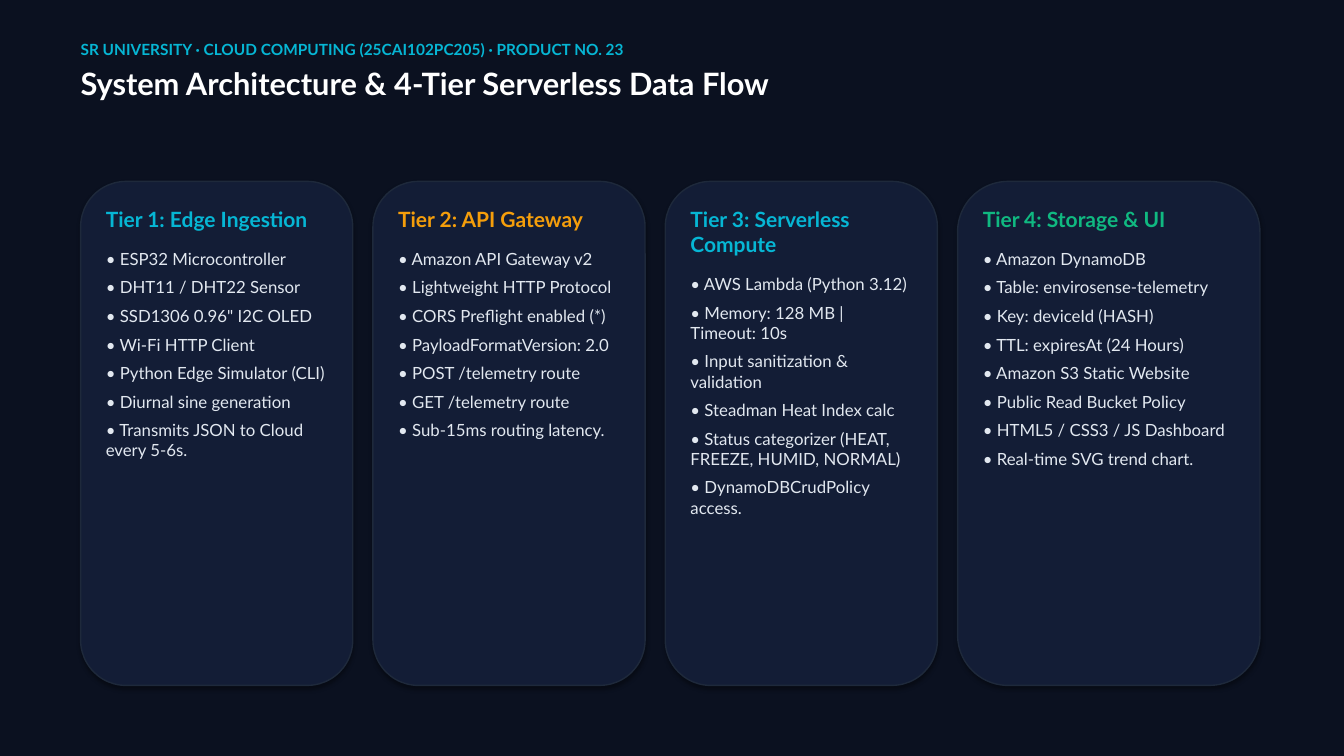
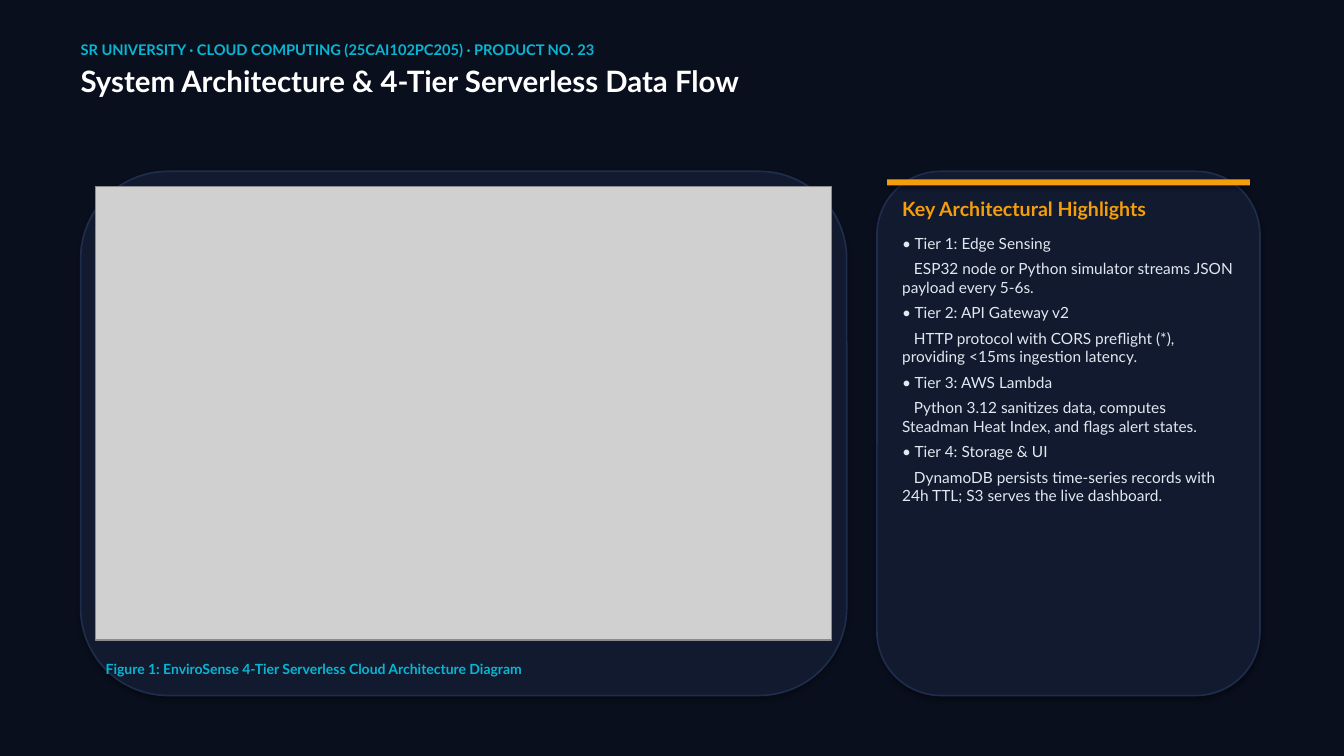
Before and after one commit to yeshwanthkushi25-glitch/envirosense-iot-dashboard, a slide deck: slide 3 of EnviroSense_Master_Presentation.pptx. Drawn at 1344x756 pixels with LibreOffice and Linux fonts; fonts in the diff are those of the drawing; grey boxes stand for pictures. Boxes give left, top, right and bottom in pixels: in the first picture for what was removed or moved away, otherwise in the second. Text is boxed around its words. In the diff, an @@ line names an element or a change of style, - is before the commit and + after.

Commit message:
style: overhaul visual design, circular gauges, embedded diagrams & presentation deck

```diff
--- a/EnviroSense_Master_Presentation.pptx
+++ b/EnviroSense_Master_Presentation.pptx
@@ rectangle at [0, 0, 1344, 756]: fill #0B1120 to #0A0F1D @@
@@ text "SR UNIVERSITY · CLOUD COMPUTING ..." at [81, 43, 739, 97]: size 11 to 10.5 pt in "SR UNIVERSITY · CLOUD COMPUTING (25CAI102PC205) · ..."; size 22 to 21 pt in "System Architecture & 4-Tier Serverless Data Flow" @@
@@ rounded rectangle: place and size @@
-rounded rectangle at [81, 181, 353, 686]
+rounded rectangle at [81, 171, 847, 696]
@@ rounded rectangle at [81, 171, 847, 696]: fill #131D36 to #121A2F; outline #1E293B 1 pt to #1E2D4D 1.2 pt @@
@@ rounded rectangle at [877, 171, 1260, 696]: fill #131D36 to #121A2F; outline #1E293B 1 pt to #1E2D4D 1.2 pt @@
@@ rounded rectangle: place and size @@
-rounded rectangle at [958, 181, 1260, 686]
+rounded rectangle at [877, 171, 1260, 696]
@@ rectangle added at [887, 179, 1250, 186], fill #F59E0B @@
@@ picture added at [96, 187, 832, 640] @@
@@ rounded rectangle removed at [373, 181, 645, 686] @@
@@ rounded rectangle removed at [665, 181, 938, 686] @@
@@ text at [902, 201, 1233, 503]: text changed; size 12 to 11 pt @@
-Tier 3: Serverless Compute
-• AWS Lambda (Python 3.12)
-• Memory: 128 MB | Timeout: 10s
-• Input sanitization & validation
-• Steadman Heat Index calc
-• Status categorizer (HEAT, FREEZE, HUMID, NORMAL)
-• DynamoDBCrudPolicy access.
+Key Architectural Highlights
+• Tier 1: Edge Sensing
+ESP32 node or Python simulator streams JSON payload every 5-6s.
+• Tier 2: API Gateway v2
+HTTP protocol with CORS preflight (*), providing <15ms ingestion latency.
+• Tier 3: AWS Lambda
+Python 3.12 sanitizes data, computes Steadman Heat Index, and flags alert states.
+• Tier 4: Storage & UI
+DynamoDB persists time-series records with 24h TTL; S3 serves the live dashboard.
@@ text removed at [106, 211, 325, 459] @@
-Tier 1: Edge Ingestion
-• ESP32 Microcontroller
-• DHT11 / DHT22 Sensor
-• SSD1306 0.96" I2C OLED
-• Wi-Fi HTTP Client
-• Python Edge Simulator (CLI)
-• Diurnal sine generation
-• Transmits JSON to Cloud every 5-6s.
@@ text removed at [398, 211, 612, 439] @@
-Tier 2: API Gateway
-• Amazon API Gateway v2
-• Lightweight HTTP Protocol
-• CORS Preflight enabled (*)
-• PayloadFormatVersion: 2.0
-• POST /telemetry route
-• GET /telemetry route
-• Sub-15ms routing latency.
@@ text removed at [983, 211, 1225, 465] @@
-Tier 4: Storage & UI
-• Amazon DynamoDB
-• Table: envirosense-telemetry
-• Key: deviceId (HASH)
-• TTL: expiresAt (24 Hours)
-• Amazon S3 Static Website
-• Public Read Bucket Policy
-• HTML5 / CSS3 / JS Dashboard
-• Real-time SVG trend chart.
@@ text added at [106, 663, 521, 677], 10 pt, text #06B6D4, bold @@
+Figure 1: EnviroSense 4-Tier Serverless Cloud Architecture Diagram
```
Also in this commit, not shown: 15 other slides changed, 15 other files.
